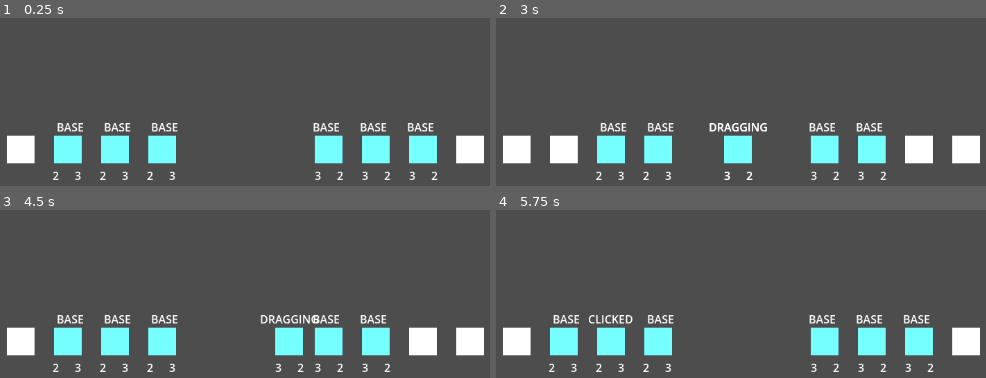
Above: before the commit, frames 1-4 (two rows, left to right).
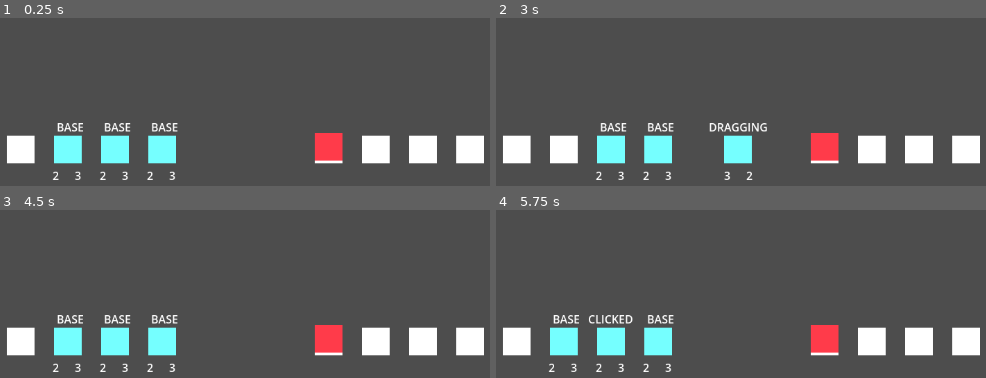
Above: after the commit, the same moments.

Repository: btoosey/Ludum-Dare-55
Game: Godot game, scene res://scenes/world.tscn
Same seed, same stepped clock (60 frames per second), same inputs: the game is played once before the commit and once after it.
Inputs (mouse positions are in pixels of both pictures, inside the frame that each line leads up to):
- Up to frame 1 (0.25 s): no input
- Up to frame 2 (3 s): tap Enter at 0.5, 2 s; drag from (657, 149) to (873, 149) at 0.52 s; tap Space at 1.25, 2.75 s; drag from (657, 149) to (873, 149) at 1.27 s; move the mouse to (657, 149) at 2.02 s; press the mouse at (657, 149) at 2.03 s; release the mouse at (657, 149) at 2.75 s; drag from (824, 149) to (564, 149) at 2.77 s
- Up to frame 3 (4.5 s): tap Enter at 3.5 s; drag from (328, 341) to (112, 341) at 3.52 s; tap Space at 4.25 s; drag from (377, 341) to (112, 341) at 4.27 s
- Up to frame 4 (5.75 s): move the mouse to (608, 341) at 5.02 s; press the mouse at (608, 341) at 5.03 s

The runs differ from the first frame. In frame 1, 3.8% of the frame differs, in the area x 63-90%, y 62-97%; in frame 2, 2.7%; in frame 3, 4.0%, in the area x 53-80%, y 62-97%; in frame 4, 3.8%.

Commit message:
ADD: Basic enemy ui
Placeholder ui, in prep for basic art to be put in place.

Diff:
--- /dev/null
+++ b/custom_resources/summon.gd
@@ -0,0 +1,6 @@
+class_name Summon
+extends Resource
+
+@export_group("Summon Attributes")
+@export var health: int
+@export var attack: int
--- /dev/null
+++ b/scenes/summon_ui/summons/enemy_ui.tscn
@@ -0,0 +1,33 @@
+[gd_scene format=3 uid="uid://cxr6gs55uu0uf"]
+
+[node name="EnemyUI" type="Control"]
+custom_minimum_size = Vector2(64, 64)
+layout_mode = 3
+anchors_preset = 0
+offset_right = 64.0
+offset_bottom = 64.0
+
+[node name="EnemyAttack" type="Label" parent="."]
+layout_mode = 0
+offset_right = 40.0
+offset_bottom = 23.0
+
+[node name="EnemyHealth" type="Label" parent="."]
+layout_mode = 0
+offset_right = 40.0
+offset_bottom = 23.0
+
+[node name="ColorRect" type="ColorRect" parent="."]
+layout_mode = 1
+anchors_preset = 8
+anchor_left = 0.5
+anchor_top = 0.5
+anchor_right = 0.5
+anchor_bottom = 0.5
+offset_left = -20.0
+offset_top = -20.0
+offset_right = 20.0
+offset_bottom = 20.0
+grow_horizontal = 2
+grow_vertical = 2
+color = Color(1, 0.231373, 0.290196, 1)
--- a/scenes/summon_ui/summons/summon_ui.gd
+++ b/scenes/summon_ui/summons/summon_ui.gd
@@ -2,6 +2,8 @@
 extends Control
 
 signal reparent_requested(which_summon_ui: SummonUI)
+
+@export var summon: Summon
 
 @onready var state: Label = $state
 @onready var drop_point_detector: Area2D = $DropPointDetector
--- a/scenes/world.tscn
+++ b/scenes/world.tscn
@@ -1,8 +1,10 @@
-[gd_scene load_steps=4 format=3 uid="uid://cr8nqrukv0eq2"]
+[gd_scene load_steps=6 format=3 uid="uid://cr8nqrukv0eq2"]
 
 [ext_resource type="PackedScene" uid="uid://eb3f5ukyhsl3" path="res://scenes/summon_ui/hands/summon_position_control.tscn" id="1_7v1xo"]
 [ext_resource type="Script" path="res://scenes/summon_ui/hands/summon_hand.gd" id="1_fk863"]
 [ext_resource type="PackedScene" uid="uid://d1jft1v6kqhxb" path="res://scenes/summon_ui/summons/summon_ui.tscn" id="1_lnr7w"]
+[ext_resource type="Resource" uid="uid://ck4soatj0a3n3" path="res://summons/summon_level_001.tres" id="4_3nd8c"]
+[ext_resource type="PackedScene" uid="uid://cxr6gs55uu0uf" path="res://scenes/summon_ui/summons/enemy_ui.tscn" id="5_xpwwa"]
 
 [node name="World" type="Node2D"]
 
@@ -69,12 +71,15 @@
 
 [node name="SummonUI" parent="BattleUI/PlayerHands/Summons" instance=ExtResource("1_lnr7w")]
 layout_mode = 2
+summon = ExtResource("4_3nd8c")
 
 [node name="SummonUI2" parent="BattleUI/PlayerHands/Summons" instance=ExtResource("1_lnr7w")]
 layout_mode = 2
+summon = ExtResource("4_3nd8c")
 
 [node name="SummonUI3" parent="BattleUI/PlayerHands/Summons" instance=ExtResource("1_lnr7w")]
 layout_mode = 2
+summon = ExtResource("4_3nd8c")
 
 [node name="EnemyHands" type="Control" parent="BattleUI"]
 layout_mode = 3
@@ -97,7 +102,7 @@
 offset_right = 40.0
 offset_bottom = 40.0
 
-[node name="SummonSlots" type="HBoxContainer" parent="BattleUI/EnemyHands/EnemySummonHand"]
+[node name="EnemySummonSlots" type="HBoxContainer" parent="BattleUI/EnemyHands/EnemySummonHand"]
 layout_mode = 1
 anchors_preset = 6
 anchor_left = 1.0
@@ -111,19 +116,19 @@
 grow_vertical = 2
 alignment = 2
 
-[node name="SummonPositionControl" parent="BattleUI/EnemyHands/EnemySummonHand/SummonSlots" instance=ExtResource("1_7v1xo")]
+[node name="SummonPositionControl" parent="BattleUI/EnemyHands/EnemySummonHand/EnemySummonSlots" instance=ExtResource("1_7v1xo")]
 layout_mode = 2
 
-[node name="SummonPositionControl2" parent="BattleUI/EnemyHands/EnemySummonHand/SummonSlots" instance=ExtResource("1_7v1xo")]
+[node name="SummonPositionControl2" parent="BattleUI/EnemyHands/EnemySummonHand/EnemySummonSlots" instance=ExtResource("1_7v1xo")]
 layout_mode = 2
 
-[node name="SummonPositionControl3" parent="BattleUI/EnemyHands/EnemySummonHand/SummonSlots" instance=ExtResource("1_7v1xo")]
+[node name="SummonPositionControl3" parent="BattleUI/EnemyHands/EnemySummonHand/EnemySummonSlots" instance=ExtResource("1_7v1xo")]
 layout_mode = 2
 
-[node name="SummonPositionControl4" parent="BattleUI/EnemyHands/EnemySummonHand/SummonSlots" instance=ExtResource("1_7v1xo")]
+[node name="SummonPositionControl4" parent="BattleUI/EnemyHands/EnemySummonHand/EnemySummonSlots" instance=ExtResource("1_7v1xo")]
 layout_mode = 2
 
-[node name="Summons" type="HBoxContainer" parent="BattleUI/EnemyHands"]
+[node name="EnemySummons" type="HBoxContainer" parent="BattleUI/EnemyHands"]
 layout_direction = 2
 layout_mode = 1
 anchors_preset = 6
@@ -136,13 +141,8 @@
 offset_bottom = 36.0
 grow_horizontal = 0
 grow_vertical = 2
-script = ExtResource("1_fk863")
 
-[node name="SummonUI" parent="BattleUI/EnemyHands/Summons" instance=ExtResource("1_lnr7w")]
+[node name="EnemyUI" parent="BattleUI/EnemyHands/EnemySummons" instance=ExtResource("5_xpwwa")]
 layout_mode = 2
-
-[node name="SummonUI2" parent="BattleUI/EnemyHands/Summons" instance=ExtResource("1_lnr7w")]
-layout_mode = 2
-
-[node name="SummonUI3" parent="BattleUI/EnemyHands/Summons" instance=ExtResource("1_lnr7w")]
-layout_mode = 2
+size_flags_horizontal = 0
+size_flags_vertical = 0
--- /dev/null
+++ b/stats_ui.gd
@@ -0,0 +1,10 @@
+class_name StatsUI
+extends HBoxContainer
+
+@onready var health: HBoxContainer = $Health
+@onready var health_label: Label = %HealthLabel
+@onready var attack: HBoxContainer = $Attack
+@onready var attack_label: Label = %AttackLabel
+
+func update_stats(stats) -> void:
+	health_label.text = str(stats.health)
--- /dev/null
+++ b/summons/stats_ui.tscn
@@ -0,0 +1,39 @@
+[gd_scene load_steps=2 format=3 uid="uid://bjposwvxiwjmc"]
+
+[ext_resource type="Script" path="res://stats_ui.gd" id="1_x5c1o"]
+
+[node name="StatsUI" type="HBoxContainer"]
+anchors_preset = 15
+anchor_right = 1.0
+anchor_bottom = 1.0
+offset_left = -40.0
+offset_top = -56.0
+offset_right = -1032.0
+offset_bottom = -576.0
+grow_horizontal = 2
+grow_vertical = 2
+script = ExtResource("1_x5c1o")
+
+[node name="Health" type="HBoxContainer" parent="."]
+layout_mode = 2
+
+[node name="HealthIcon" type="TextureRect" parent="Health"]
+layout_mode = 2
+
+[node name="HealthLabel" type="Label" parent="Health"]
+unique_name_in_owner = true
+layout_mode = 2
+size_flags_vertical = 1
+text = "0"
+
+[node name="Attack" type="HBoxContainer" parent="."]
+layout_mode = 2
+
+[node name="AttackIcon" type="TextureRect" parent="Attack"]
+layout_mode = 2
+
+[node name="AttackLabel" type="Label" parent="Attack"]
+unique_name_in_owner = true
+layout_mode = 2
+size_flags_vertical = 1
+text = "0"
--- /dev/null
+++ b/summons/summon_level_001.tres
@@ -0,0 +1,8 @@
+[gd_resource type="Resource" script_class="Summon" load_steps=2 format=3 uid="uid://ck4soatj0a3n3"]
+
+[ext_resource type="Script" path="res://custom_resources/summon.gd" id="1_twrgu"]
+
+[resource]
+script = ExtResource("1_twrgu")
+health = 1
+attack = 1
